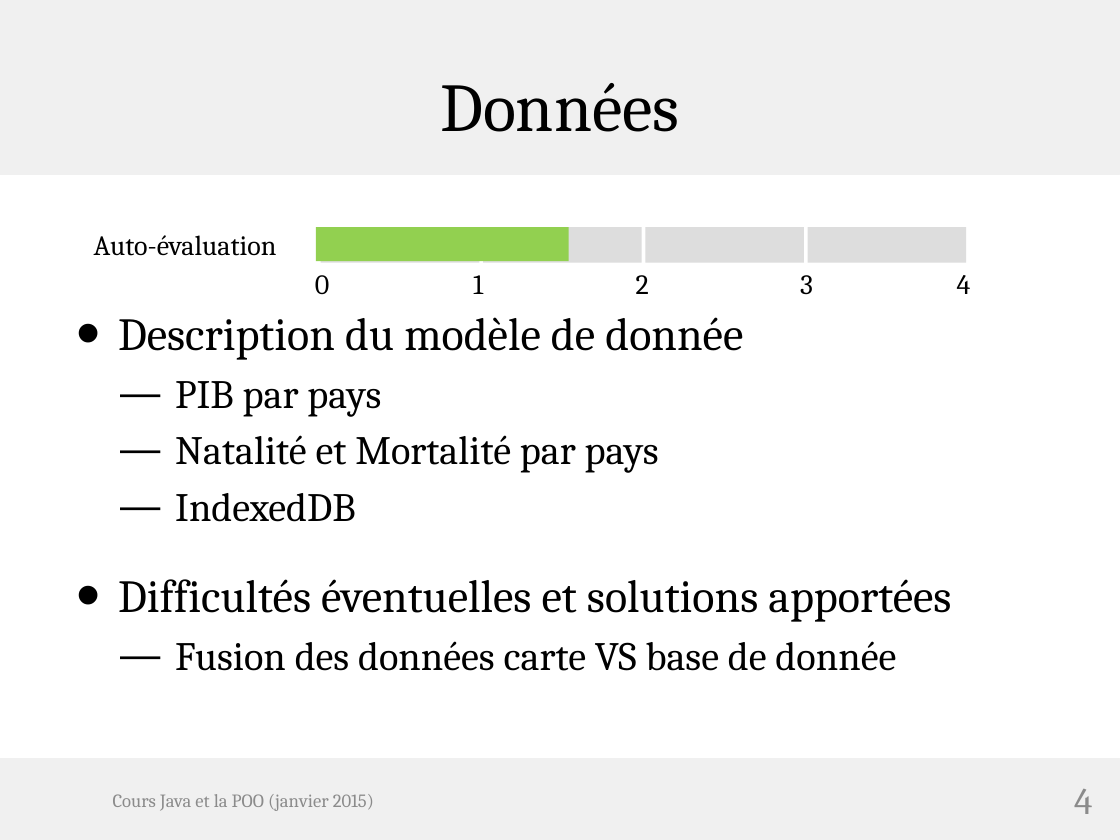
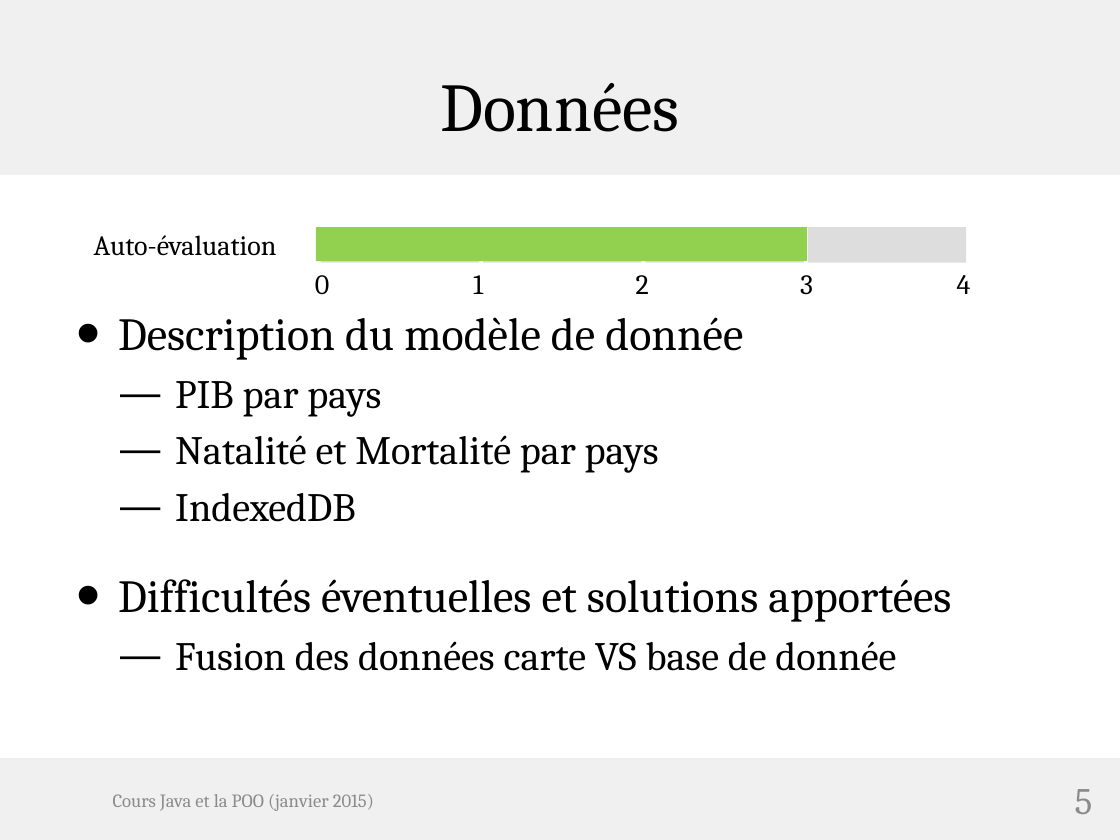
Before and after one commit to hugo-clems/projet-web, a slide deck: slide 5 of Oral Projet WEB .pptx (slide 4 before the commit). Drawn at 1120x840 pixels with LibreOffice and Linux fonts; fonts in the diff are those of the drawing; background and template pictures are left out. Boxes give left, top, right and bottom in pixels: in the first picture for what was removed or moved away, otherwise in the second. Text is boxed around its words. In the diff, an @@ line names an element or a change of style, - is before the commit and + after.

```diff
--- a/Oral Projet WEB .pptx
+++ b/Oral Projet WEB .pptx
@@ rectangle resized from (x1=316, y1=227, x2=569, y2=261) to (x1=316, y1=227, x2=806, y2=261) @@
@@ page number at (x1=1075, y1=789, x2=1093, y2=814): text changed @@
-4
+5
```
Also in this commit, not shown: 3 other slides changed, 1 slide added.
